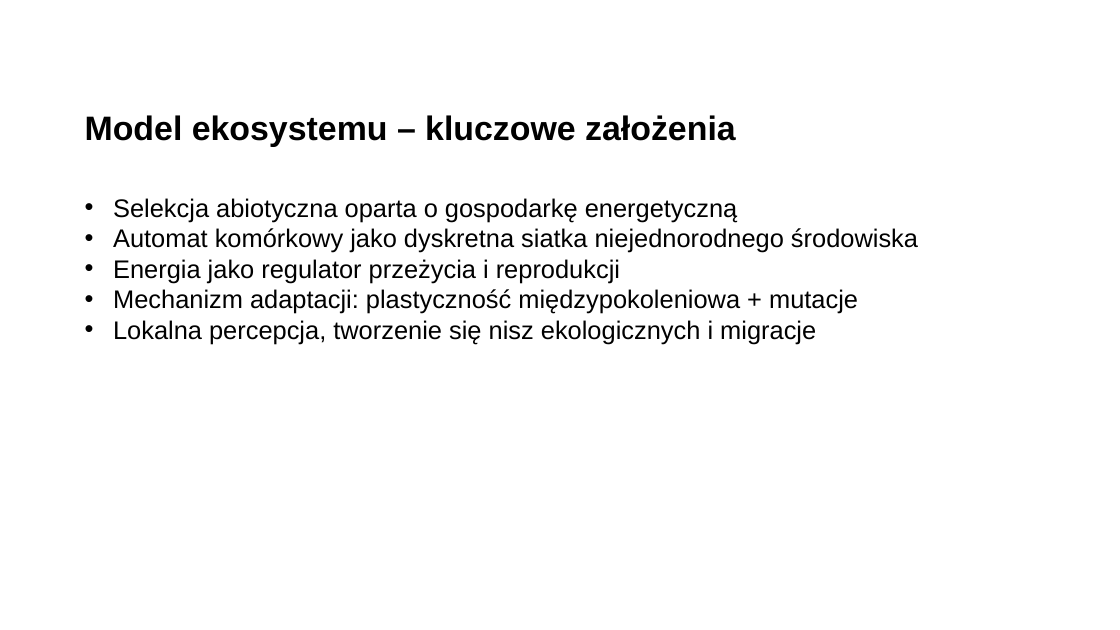
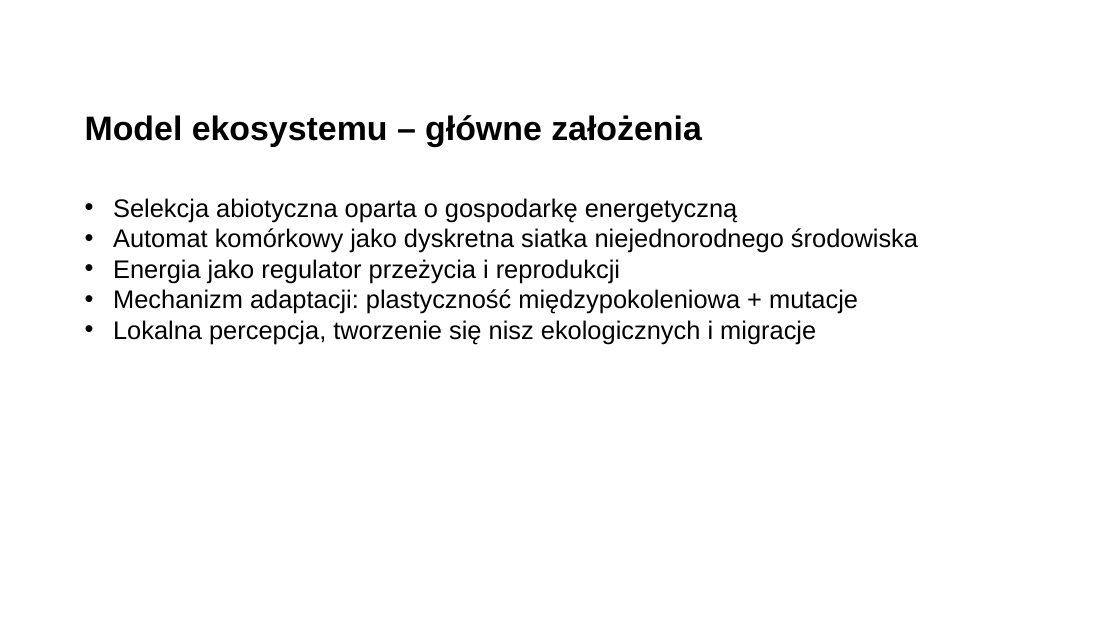
Before and after one commit to Filip-Rak/ecosystem-cc-results, a slide deck: slide 7 of docs/presentation.ppt. Drawn at 1120x630 pixels with LibreOffice and Linux fonts; fonts in the diff are those of the drawing; background and template pictures are left out. Boxes give left, top, right and bottom in pixels: in the first picture for what was removed or moved away, otherwise in the second. Text is boxed around its words. In the diff, an @@ line names an element or a change of style, - is before the commit and + after.

```diff
--- a/docs/presentation.ppt
+++ b/docs/presentation.ppt
@@ title at [85, 115, 702, 147]: text changed @@
-Model ekosystemu – kluczowe założenia
+Model ekosystemu – główne założenia
```
Also in this commit, not shown: 2 other slides changed, 1 other file.
